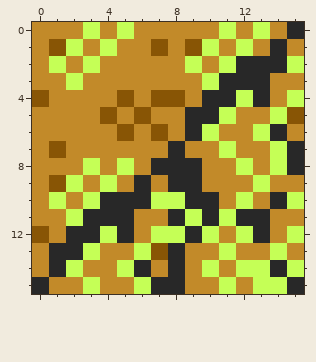
Pixel-art sprite, stored at frontend/images/mountainTopLeft.png. Above, as it was before the edit.
The file is 16x16 pixels. Colours within 5 levels of each other are drawn and written as one.
Once edited:
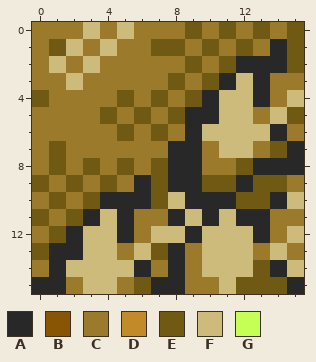
Palette (. is transparent): A #282828  B #885505  C #9c7a2c  D #c28a29  E #705913  F #ccbb7a  G #c5ff56
Edits made:
Changed rows in their new state; - is an unchanged pixel.
first column x 0:
 0 CCCFCFCCCECECECE
 1 CEFCFCCEECECEC-E
 2 CFCFCCCCCECE---E
 3 CCFCCCCCECE-F-CC
 4 ECCCCECECE-FF-CF
 5 CCCCECECE--FFCFE
 6 CCCCCECEC-FFFF-C
 7 CECCCCCC-ACFFCE-
 8 CECECECE--CCEAA-
 9 ECECEC-E--EEAEEC
10 CECE---EF--AEE-F
11 ECE-F-CC-F-F--CC
12 CE-FF-CFF-FFF-CF
13 E--FFCFE-CFFFCFC
14 C-FFFF-C-CFFFE-F
15 -ACFFCE--CCFEEE-
Where, in picture pixels (left, top, right, bottom), the same in both pictures:
changed: (32, 22, 304, 294)
